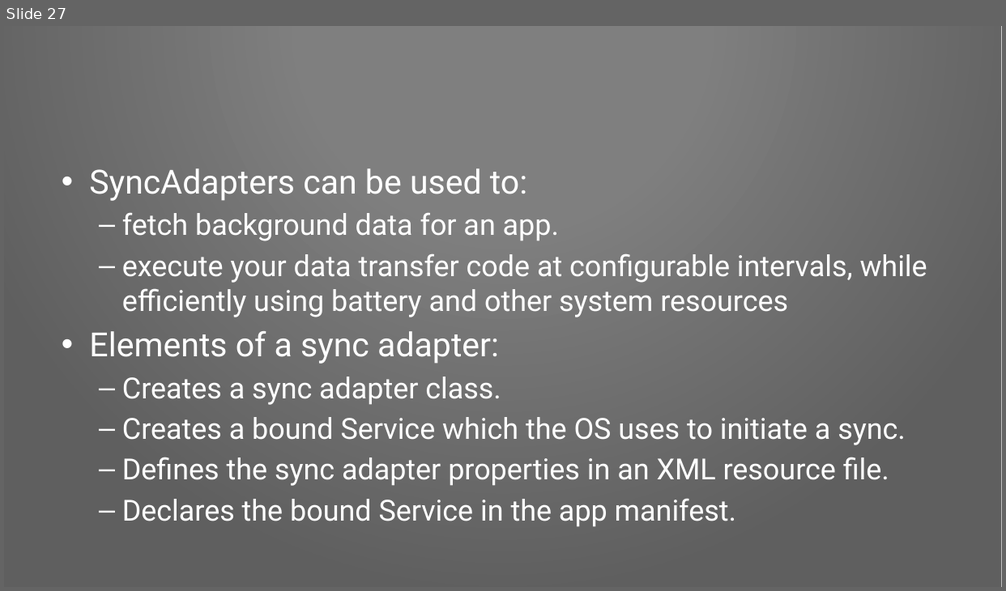
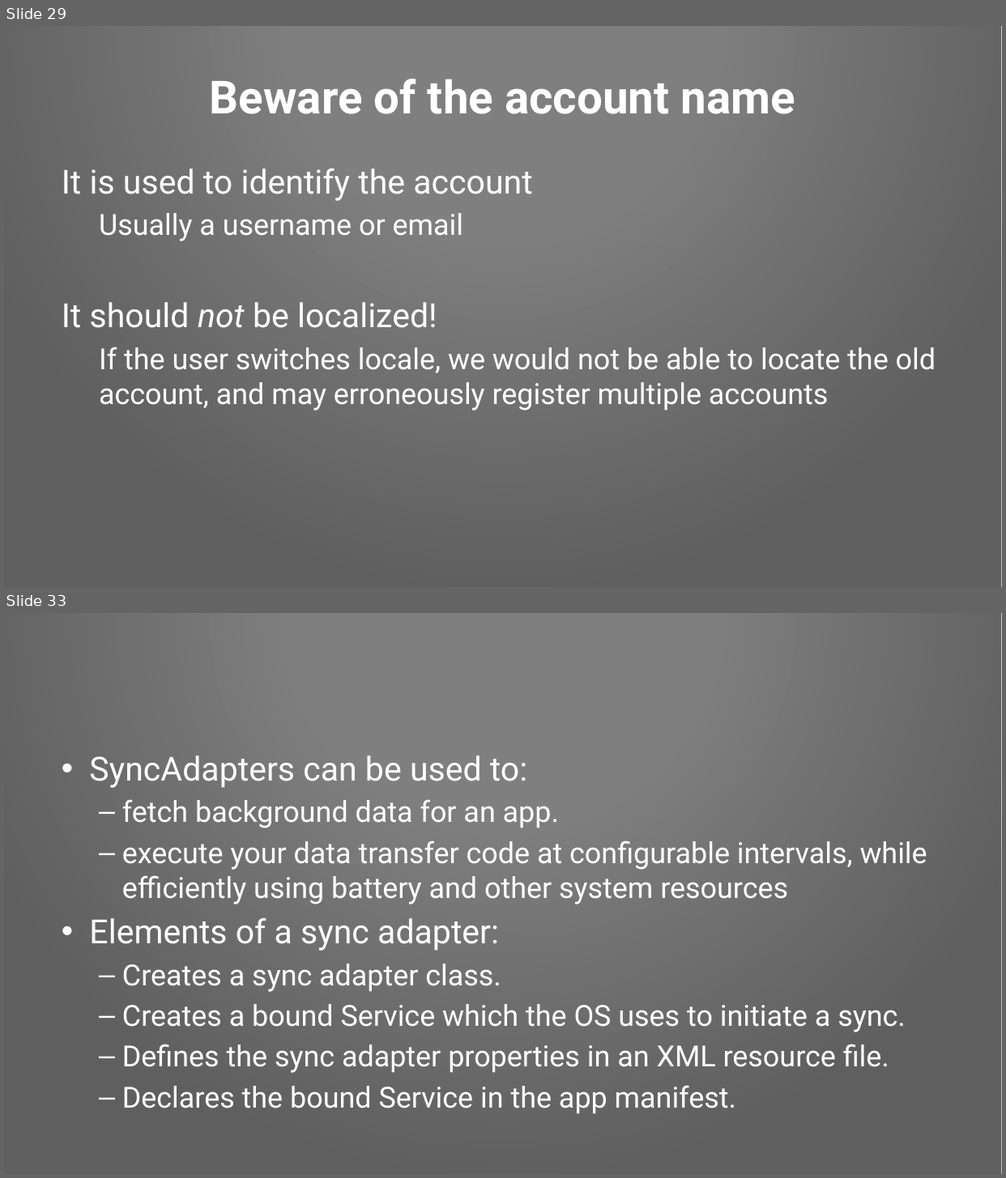
Before and after one commit to Pixplicity/sync-demo, a slide deck: I've been doing some syncing.pptx. Shown one above the other, each under a label of ours: slide 27 before the commit, slides 29 and 33 after it; the slides between them are not shown. The pictures are 1006x591 and 1006x1178 pixels, drawn with LibreOffice and Linux fonts; fonts in the diff are those of the drawing; background and template pictures are left out. Boxes give left, top, right and bottom in pixels: in the first picture for what was removed or moved away, otherwise in the second. Text is boxed around its words. In the diff, an @@ line names an element or a change of style, - is before the commit and + after.

Commit message:
added section on SyncAdapter and account type & name

```diff
--- a/I've been doing some syncing.pptx
+++ b/I've been doing some syncing.pptx
@@ slide 29 added at (x1=4, y1=26, x2=1002, y2=587), background picture (left out); not listed: 1 template element that a slide beside it also shows @@
@@ title added at (x1=210, y1=79, x2=795, y2=114), 44 pt, text #FFFFFF, bold @@
+Beware of the account name
@@ text added at (x1=62, y1=169, x2=936, y2=411), 28 pt, text #FFFFFF @@
+It is used to identify the account
+  Usually a username or email
+It should not be localized!
+  If the user switches locale, we would not be able to locate the old account, and may erroneously register multiple accounts
@@ what was slide 27 is now slide 33 @@
```
Also in this commit, not shown: 7 slides changed, 5 other slides added.
